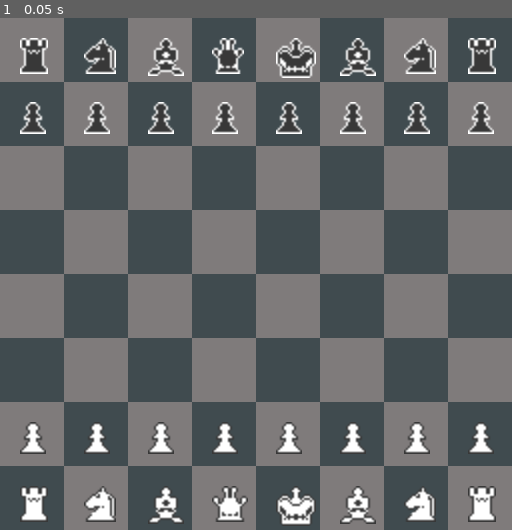
Above: before the commit, frame 1.
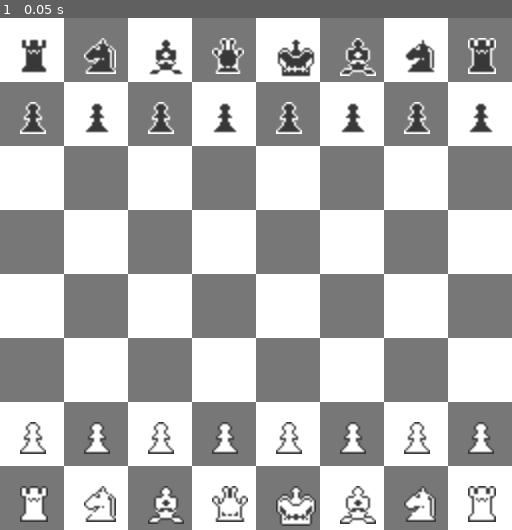
Above: after the commit, the same moment.

Repository: josephbleau/GodotChess
Game: Godot game, scene res://Core/Board/Board.tscn
Two runs of this game, one before a commit and one after it. Both use one fixed random seed, a clock stepped at 60 frames per second and the inputs below. Before the commit the project starts from res://Core/Game.tscn.
Inputs:
- Up to frame 1 (0.05 s): no input

The runs differ from the first frame. In frame 1, 92% of the frame differs, in the area x 0-100%, y 0-100%.

Commit message:
Extract game loader from board

Diff:
--- a/Core/Board/Board.gd
+++ b/Core/Board/Board.gd
@@ -3,77 +3,36 @@
 export var cols = 8
 export var rows = 8
 
-var screen_width = 512
-var screen_height = 512
-
 export (Color) var color
 export (Color) var selected_color
-
 export (Color) var offset_color
 export (Color) var offset_selected_color
 
-export (Script) var configurator
+export (Script) var loader_script
+export (Script) var configurator_script
 
 var selected_piece : Piece = null
+var active_player
 
 func _ready():
-	var positions = Node2D.new()
-	positions.name = "Positions"
+	var loader : GameLoader = loader_script.new()
+	var configurator : BoardConfigurator = configurator_script.new()
 
-	add_child(positions)
+	var board_configuration = {
+		"rows": rows,
+		"cols": cols,
+		"color": color,
+		"offset_color": offset_color,
+		"selected_color": selected_color,
+		"offset_selected_color": offset_selected_color
+	}
 
-	for i in range(cols * rows):
-		var position = preload("../Board/Position.tscn").instance()
-		position.name = str(i)
-		position.set_board(self)
-		$Positions.add_child(position)
+	# Instantiate the scene tree with the players and all of the positions
+	active_player = loader.populate_players(self)
+	loader.populate_positions(self, board_configuration)
 
-	populate_positions()
-	populate_pieces()
-
-func populate_positions():
-	var position_width = screen_width / cols
-	var position_height = screen_height / rows
-
-	for row in range(rows):
-		for col  in range(cols):
-			var idx = (row * cols) + col
-			var north_idx = idx - cols
-			var west_idx = idx - 1
-
-			var position = $Positions.get_child(idx)
-
-			if (row > 0):
-				position.set_neighbor("8", $Positions.get_child(north_idx))
-				$Positions.get_child(north_idx).set_neighbor("2", position)
-
-				if (col > 0):
-					position.set_neighbor("7", $Positions.get_child(north_idx - 1))
-					$Positions.get_child(north_idx - 1).set_neighbor("3", position)
-
-				if (col < cols-1):
-					position.set_neighbor("9", $Positions.get_child(north_idx + 1))
-					$Positions.get_child(north_idx + 1).set_neighbor("1", position)
-
-
-			if (col > 0):
-				position.set_neighbor("4", $Positions.get_child(west_idx))
-				$Positions.get_child(west_idx).set_neighbor("6", position)
-
-			var stagger = 0
-			if (row % 2 != 0):
-				stagger = 1
-
-			if (idx + stagger) % 2 == 0:
-				position.set_colors(color, selected_color)
-			else:
-				position.set_colors(offset_color, offset_selected_color)
-
-			position.set_size(position_width, position_height)
-			position.set_position(Vector2(col * position_width, row * position_height))
-
-func populate_pieces():
-	configurator.new().run($Positions, get_node("/root/Game/Players"))
+	# Add pieces to the board according to the game mode
+	configurator.run($Positions, $Players)
 
 func move_piece(var piece, var position):
 	# If we're attempting to move to the position that it is already on
--- a/Core/Board/Board.tscn
+++ b/Core/Board/Board.tscn
@@ -1,12 +1,14 @@
-[gd_scene load_steps=3 format=2]
+[gd_scene load_steps=4 format=2]
 
 [ext_resource path="res://Core/Board/Board.gd" type="Script" id=1]
 [ext_resource path="res://Modes/Standard/Board/StandardBoard.gd" type="Script" id=2]
+[ext_resource path="res://Core/GameLoader.gd" type="Script" id=3]
 
 [node name="Board" type="Node2D"]
 script = ExtResource( 1 )
-color = Color( 0.501961, 0.486275, 0.486275, 1 )
-selected_color = Color( 0.85098, 0.85098, 0.85098, 1 )
-offset_color = Color( 0.254902, 0.298039, 0.313726, 1 )
-offset_selected_color = Color( 0.352941, 0.423529, 0.45098, 1 )
-configurator = ExtResource( 2 )
+color = Color( 1, 1, 1, 1 )
+selected_color = Color( 1, 0.729412, 0.729412, 1 )
+offset_color = Color( 0.470588, 0.470588, 0.470588, 1 )
+offset_selected_color = Color( 0.478431, 0.356863, 0.356863, 1 )
+loader_script = ExtResource( 3 )
+configurator_script = ExtResource( 2 )
--- /dev/null
+++ b/Core/Board/BoardConfigurator.gd
@@ -0,0 +1,4 @@
+class_name BoardConfigurator
+
+func run(positions_node, players_node):
+	pass
--- a/Core/Game.gd
+++ /dev/null
@@ -1,21 +0,0 @@
-extends Node
-
-var active_player
-
-func _ready():
-	var board = preload("./Board/Board.tscn").instance()
-	var player1 = preload("./Player/Player.tscn").instance()
-	var player2 = preload("./Player/Player.tscn").instance()
-	var players = Node.new()
-
-	players.name = "Players"
-	player1.name = "Player1"
-	player2.name = "Player2"
-
-	add_child(players)
-	$Players.add_child(player1)
-	$Players.add_child(player2)
-
-	add_child(board)
-
-	active_player = player1
--- a/Core/Game.tscn
+++ /dev/null
@@ -1,6 +0,0 @@
-[gd_scene load_steps=2 format=2]
-
-[ext_resource path="res://Core/Game.gd" type="Script" id=1]
-
-[node name="Game" type="Node"]
-script = ExtResource( 1 )
--- /dev/null
+++ b/Core/GameLoader.gd
@@ -0,0 +1,78 @@
+class_name GameLoader
+
+var screen_width = 512
+var screen_height = 512
+
+func populate_players(var board):
+	var players = Node.new()
+	var player1 = preload("./Player/Player.tscn").instance()
+	var player2 = preload("./Player/Player.tscn").instance()
+
+	players.name = "Players"
+	player1.name = "Player1"
+	player2.name = "Player2"
+
+	board.add_child(players)
+	board.get_node("Players").add_child(player1)
+	board.get_node("Players").add_child(player2)
+
+	return player1
+
+func instantiate_positions(var board, var cols, var rows):
+	var positions = Node2D.new()
+	positions.name = "Positions"
+
+	board.add_child(positions)
+
+	for i in range(cols * rows):
+		var position = preload("./Board/Position.tscn").instance()
+		position.name = str(i)
+		position.set_board(board)
+		board.get_node("Positions").add_child(position)
+
+	return positions
+
+func populate_positions(var board, var board_configuration):
+	var cols = board_configuration.cols
+	var rows = board_configuration.rows
+	var position_width = screen_width / cols
+	var position_height = screen_height / rows
+
+	var positions = instantiate_positions(board,cols, rows)
+
+	for row in range(rows):
+		for col  in range(cols):
+			var idx = (row * cols) + col
+			var north_idx = idx - cols
+			var west_idx = idx - 1
+
+			var position = positions.get_child(idx)
+
+			if (row > 0):
+				position.set_neighbor("8", positions.get_child(north_idx))
+				positions.get_child(north_idx).set_neighbor("2", position)
+
+				if (col > 0):
+					position.set_neighbor("7", positions.get_child(north_idx - 1))
+					positions.get_child(north_idx - 1).set_neighbor("3", position)
+
+				if (col < cols-1):
+					position.set_neighbor("9", positions.get_child(north_idx + 1))
+					positions.get_child(north_idx + 1).set_neighbor("1", position)
+
+
+			if (col > 0):
+				position.set_neighbor("4", positions.get_child(west_idx))
+				positions.get_child(west_idx).set_neighbor("6", position)
+
+			var stagger = 0
+			if (row % 2 != 0):
+				stagger = 1
+
+			if (idx + stagger) % 2 == 0:
+				position.set_colors(board_configuration.color, board_configuration.selected_color)
+			else:
+				position.set_colors(board_configuration.offset_color, board_configuration.offset_selected_color)
+
+			position.set_size(position_width, position_height)
+			position.set_position(Vector2(col * position_width, row * position_height))
--- a/Modes/Standard/Board/StandardBoard.gd
+++ b/Modes/Standard/Board/StandardBoard.gd
@@ -1,4 +1,4 @@
-extends Node
+class_name StandardBoard extends BoardConfigurator
 
 var piece_templates = {
 	"WP": preload("./Piece/WhitePawn.tscn"),
--- a/project.godot
+++ b/project.godot
@@ -9,19 +9,37 @@
 config_version=4
 
 _global_script_classes=[ {
+"base": "Reference",
+"class": "BoardConfigurator",
+"language": "GDScript",
+"path": "res://Core/Board/BoardConfigurator.gd"
+}, {
+"base": "Reference",
+"class": "GameLoader",
+"language": "GDScript",
+"path": "res://Core/GameLoader.gd"
+}, {
 "base": "Node2D",
 "class": "Piece",
 "language": "GDScript",
 "path": "res://Core/Board/Piece/Piece.gd"
+}, {
+"base": "BoardConfigurator",
+"class": "StandardBoard",
+"language": "GDScript",
+"path": "res://Modes/Standard/Board/StandardBoard.gd"
 } ]
 _global_script_class_icons={
-"Piece": ""
+"BoardConfigurator": "",
+"GameLoader": "",
+"Piece": "",
+"StandardBoard": ""
 }
 
 [application]
 
 config/name="Off My Chess"
-run/main_scene="res://Core/Game.tscn"
+run/main_scene="res://Core/Board/Board.tscn"
 config/icon="res://icon.png"
 
 [display]
